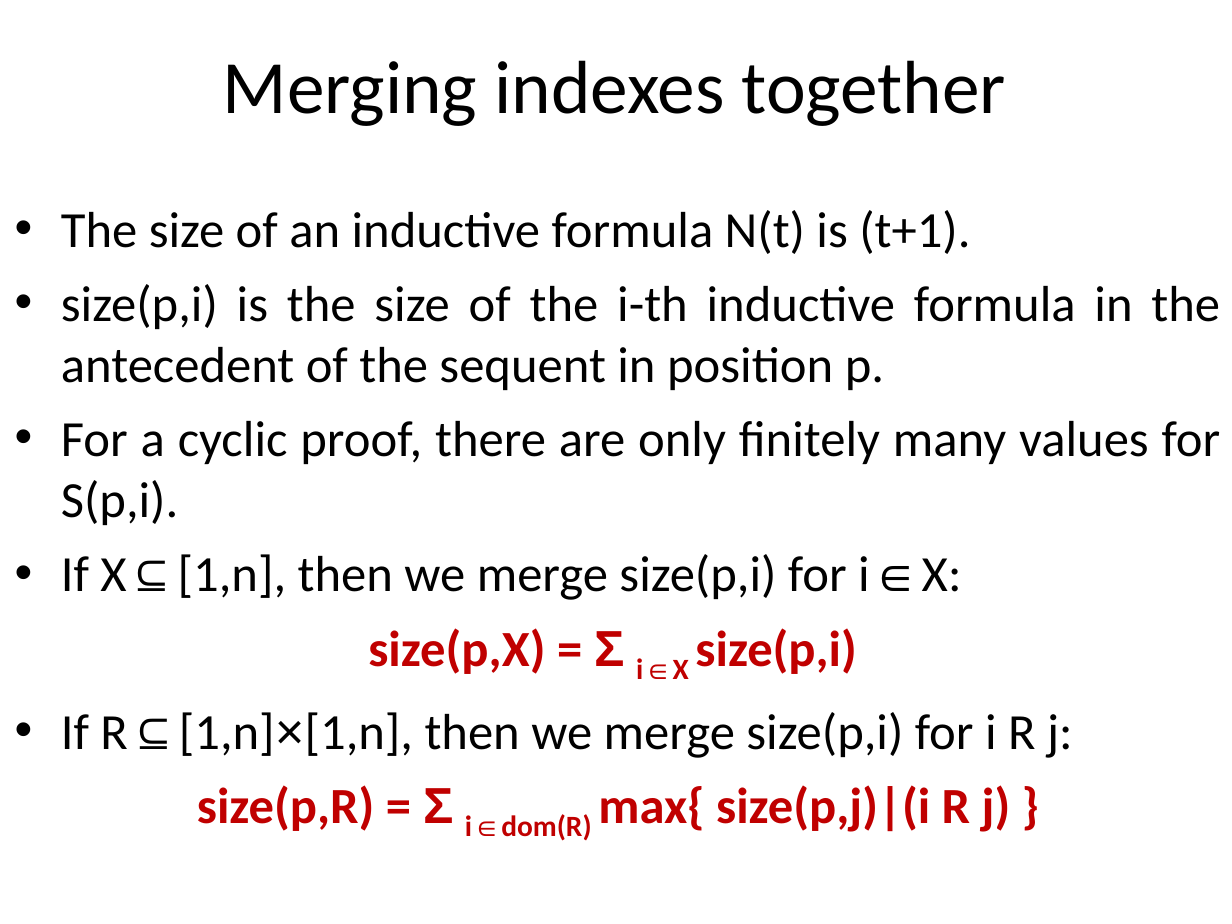
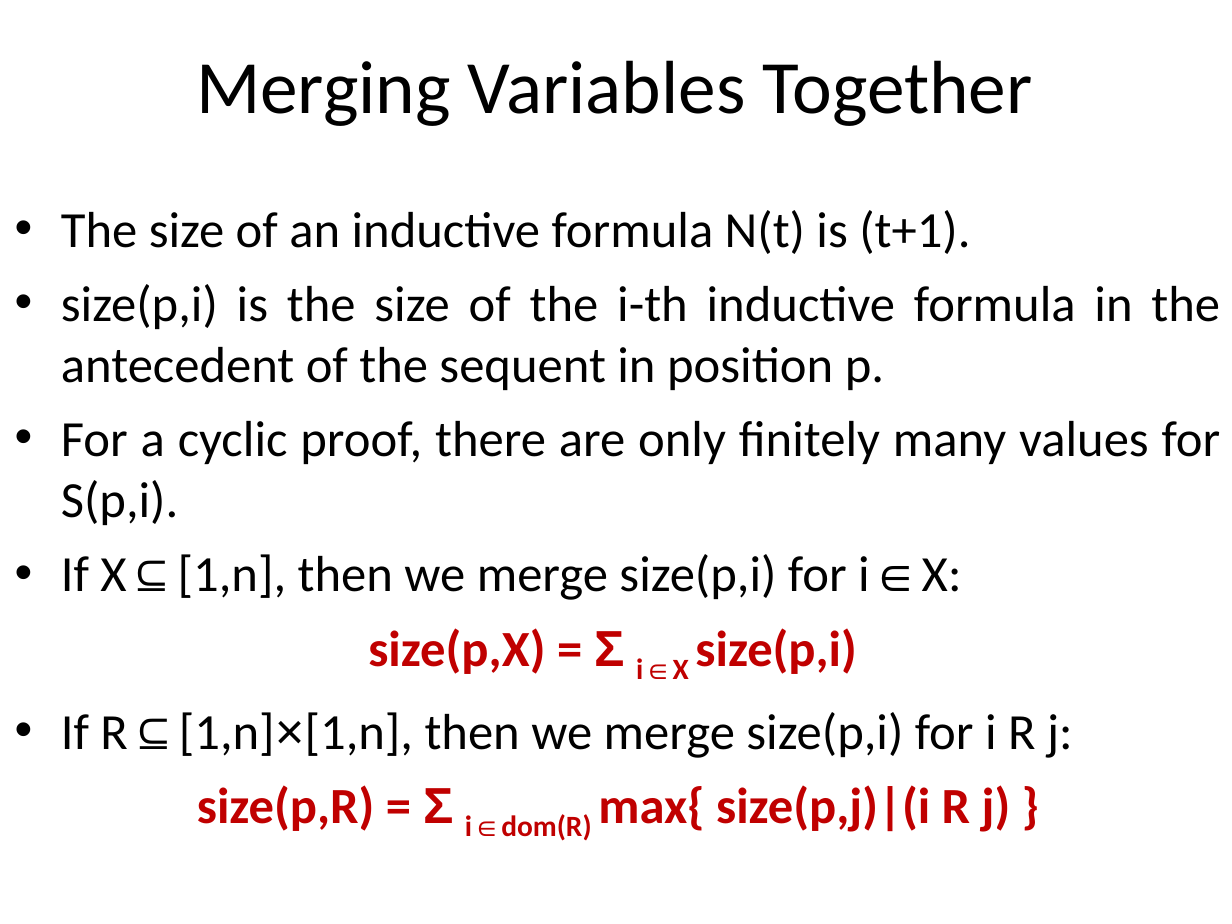
Before and after one commit to stefanoangeloberardi/GTC-injective, a slide deck: slide 17 of PDF/20260219-FUEFUKI24-Isawa Onsen-Injectivity-Slides.ppt (slide 16 before the commit). Drawn at 1232x924 pixels with LibreOffice and Linux fonts; fonts in the diff are those of the drawing. Boxes give left, top, right and bottom in pixels: in the first picture for what was removed or moved away, otherwise in the second. Text is boxed around its words. In the diff, an @@ line names an element or a change of style, - is before the commit and + after.

```diff
--- a/PDF/20260219-FUEFUKI24-Isawa Onsen-Injectivity-Slides.ppt
+++ b/PDF/20260219-FUEFUKI24-Isawa Onsen-Injectivity-Slides.ppt
@@ title at (196, 60, 1032, 126): text changed @@
-Merging indexes together
+Merging Variables Together
```
Also in this commit, not shown: 7 other slides changed, 2 slides added, 1 slide removed.
